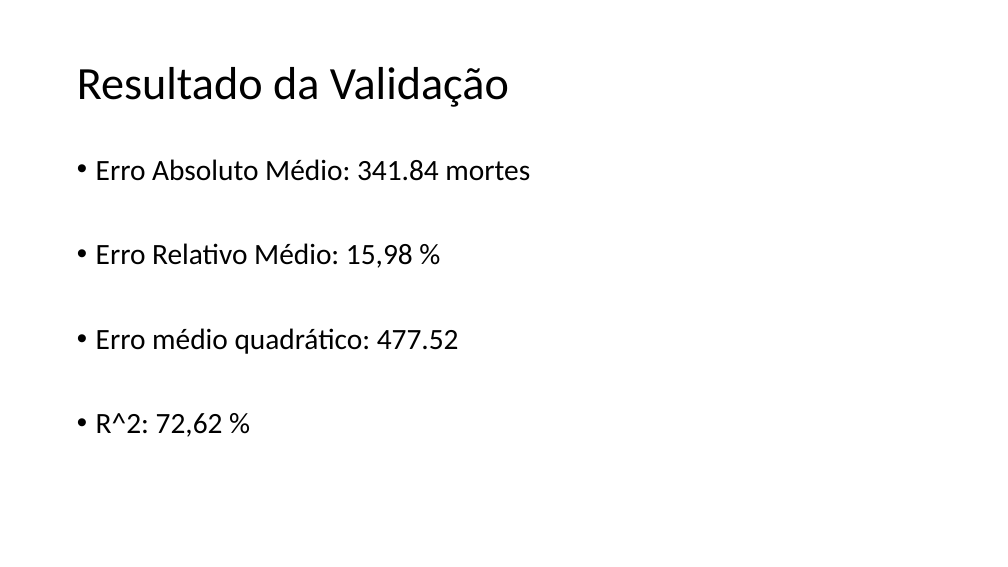
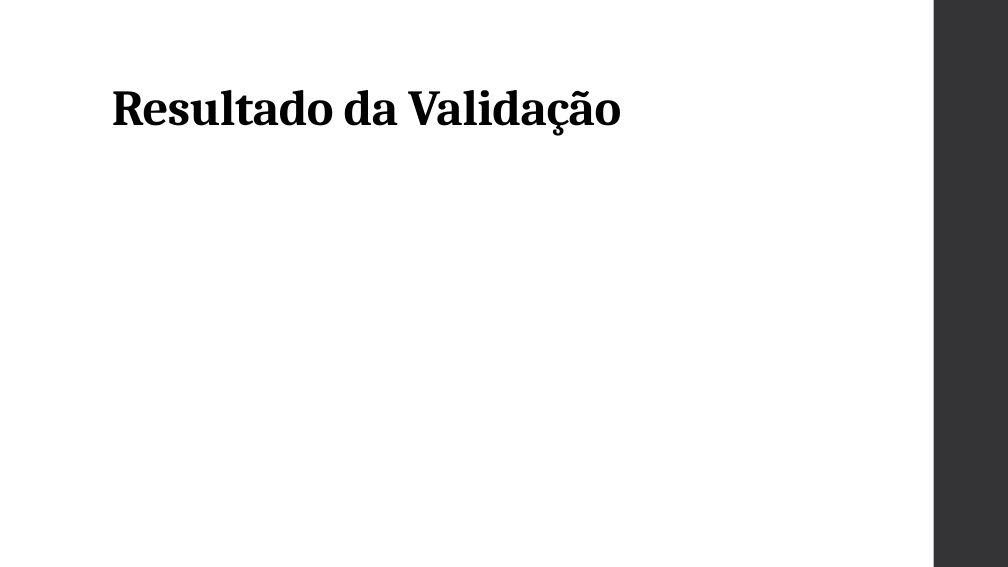
Before and after one commit to rodrigo-neumann/Stone-Age-Covid-project, a slide deck: slide 19 of Stone Age_apresentação.pptx. Drawn at 1008x567 pixels with LibreOffice and Linux fonts; fonts in the diff are those of the drawing; grey boxes stand for pictures. Boxes give left, top, right and bottom in pixels: in the first picture for what was removed or moved away, otherwise in the second. Text is boxed around its words. In the diff, an @@ line names an element or a change of style, - is before the commit and + after.

```diff
--- a/Stone Age_apresentação.pptx
+++ b/Stone Age_apresentação.pptx
@@ rectangle added at (x1=934, y1=0, x2=1008, y2=567), fill #353537 @@
@@ title "Resultado da Validação" moved from (x1=77, y1=67, x2=509, y2=107) to (x1=112, y1=90, x2=621, y2=136) @@
@@ title "Resultado da Validação" at (x1=112, y1=90, x2=621, y2=136): size 44 to 48 pt, font Calibri to Cambria, letter spacing 0 to -0.5 pt, bold on; vertical alignment middle to bottom @@
@@ text removed at (x1=96, y1=159, x2=530, y2=437) @@
-• Erro Absoluto Médio: 341.84 mortes
-• Erro Relativo Médio: 15,98 %
-• Erro médio quadrático: 477.52
-• R^2: 72,62 %
```
Also in this commit, not shown: 17 other slides changed, 1 slide added, 1 slide removed.
